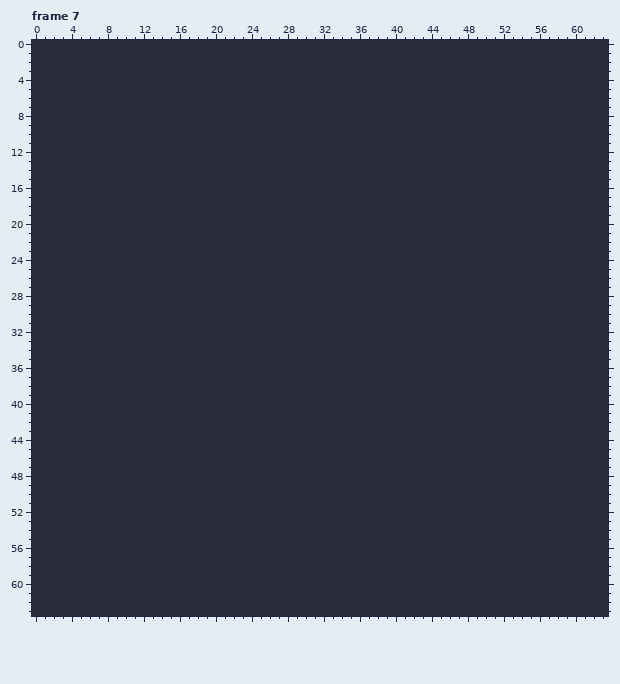
Pixel-art file, stored at assets/textures/tilemaps/garden/foliage/boulders.aseprite. That is the earlier state.
64x64 pixels, 10 frames. Colours within 5 levels of each other are drawn and written as one. Shown: frame 7.
And afterwards:
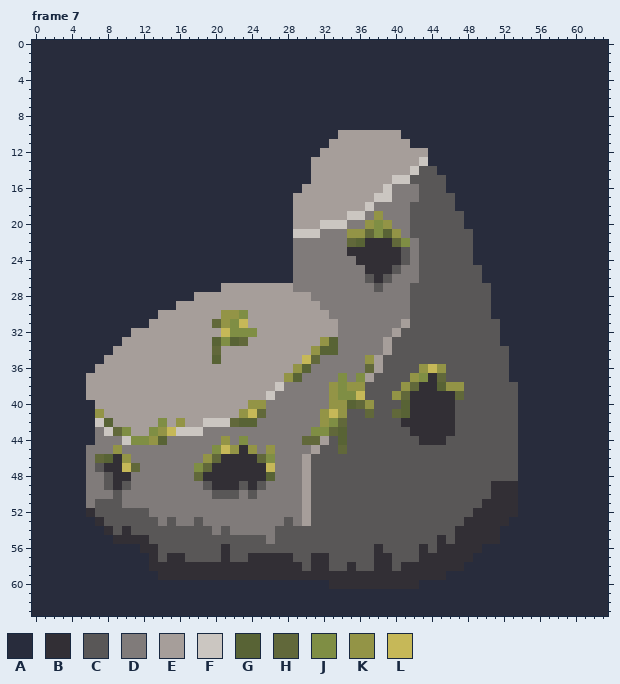
Palette (. is transparent): A #282c3c  B #322f35  C #595757  D #807b7a  E #a69e9a  F #cbc6c1  G #586335  H #61683a  J #7f8e44  K #939446  L #c6b858
What changed:
Changed rows in their new state; - is an unchanged pixel.
Frame 7, layers "Moss", "Rock":
first column x 6:
10 ----------------------------EEEEEEE-------------
11 ---------------------------EEEEEEEEE------------
12 --------------------------EEEEEEEEEEEE----------
13 -------------------------EEEEEEEEEEEEF----------
14 -------------------------EEEEEEEEEEEFCC---------
15 -------------------------EEEEEEEEEFFCCCC--------
16 ------------------------EEEEEEEEEFDDDCCC--------
17 -----------------------EEEEEEEEEFFDDDCCCC-------
18 -----------------------EEEEEEEEFDDDDCCCCC-------
19 -----------------------EEEEEEFFDKDDDCCCCCC------
20 -----------------------EEEFFFDDKJKDDCCCCCC------
21 -----------------------FFFDDDKKHJGKDCCCCCCC-----
22 -----------------------DDDDDDHGBBBHJDCCCCCC-----
23 -----------------------DDDDDDBBBBBBCDCCCCCC-----
24 -----------------------DDDDDDDBBBBBCDCCCCCC-----
25 -----------------------DDDDDDDDBBBCDDCCCCCCC----
26 -----------------------DDDDDDDDCBCDDDCCCCCCC----
27 ---------------EEEEEEEEDDDDDDDDDCDDDCCCCCCCCC---
28 ------------EEEEEEEEEEEEEDDDDDDDDDDDCCCCCCCCC---
29 ----------EEEEEEEEEEEEEEEEDDDDDDDDDDCCCCCCCCC---
30 --------EEEEEEEKKJEEEEEEEEEDDDDDDDDDCCCCCCCCC---
31 -------EEEEEEEHKJLEEEEEEEEEEDDDDDDDECCCCCCCCCC--
32 -----EEEEEEEEEELJJJEEEEEEEEEDDDDDDECCCCCCCCCCC--
33 ----EEEEEEEEEEGJGHEEEEEEEEKGDDDDDECCCCCCCCCCCC--
34 ---EEEEEEEEEEEHEEEEEEEEEEKGGDDDDDECCCCCCCCCCCCC-
35 --EEEEEEEEEEEEGEEEEEEEEELHDDDDDKECCCCCCCCCCCCCC-
36 -EEEEEEEEEEEEEEEEEEEEEEKGDDDDDDHECCCCKLKCCCCCCC-
37 EEEEEEEEEEEEEEEEEEEEEEKGDDDDJDJECCCCKJBHCCCCCCC-
38 EEEEEEEEEEEEEEEEEEEEEFDDDDDKJKKCCCCKHBBGKKCCCCCC
39 EEEEEEEEEEEEEEEEEEEEFDDDDDDKJJLCCCKHBBBBBHCCCCCC
40 -EEEEEEEEEEEEEEEEEKKDDDDDDDKKGHKCCCGBBBBBCCCCCCC
41 -KEEEEEEEEEEEEEEEKLHDDDDDDKLKCCHCCHGBBBBBCCCCCCC
42 -FGEEEEEJEKEEFFFHGGDDDDDDDKJHCCCCCCBBBBBBCCCCCCC
43 -DFHJEEJKLFFFDDDDDDDDDDDDJJHGCCCCCCCBBBBBCCCCCCC
44 -DDDFJJKGDDDDDDKDJDDDDDDHHECGCCCCCCCCBBBCCCCCCCC
45 DDDKDDDDDDDDDDJLKBKDKDDDDECCHCCCCCCCCCCCCCCCCCCC
46 DHGBKDDDDDDDDKHBBBBHJDDDECCCCCCCCCCCCCCCCCCCCCCC
47 DCBBLHDDDDDDJHBBBBBBLDDDECCCCCCCCCCCCCCCCCCCCCCC
48 DDCBBDDDDDDDHBBBBBBBGDDDECCCCCCCCCCCCCCCCCCCCCCC
49 DDCBCDDDDDDDDCBBBCBCDDDDECCCCCCCCCCCCCCCCCCCCBBB
50 DDDCDDDDDDDDDDCCCDCDDDDDECCCCCCCCCCCCCCCCCCCCBBB
51 DCCCDDDDDDDDDDDDDDDDDDDDECCCCCCCCCCCCCCCCCCCBBBB
52 BCCCCCCDDDDDDDDDDDDDDDDDECCCCCCCCCCCCCCCCCCBBBBB
53 -BCCCCCCDCDDCDDDDDDDDDCDECCCCCCCCCCCCCCCCCBBBBB-
54 --BCBCCCCCCCCCDCDDDDDCCCCCCCCCCCCCCCCCCCCBBBBB--
55 ---BBBBCCCCCCCCCCCCCDCCCCCCCCCCCCCCCCCCBCBBBBB--
56 ------BBCCCCCCCBCCCCCCCCCCCCCCCCBCCCCBCBBBBB----
57 -------BCBBCCCCBCCBBBBBCCBBCCCCCBBCCCBBBBBB-----
58 -------BBBBBBBBBBBBBBBBBCBBCCBCCBBCBBBBBBB------
59 --------BBBBBBBBBBBBBBBBBBBBBBBBBBBBBBBB--------
60 ---------------------------BBBBBBBBBB-----------
